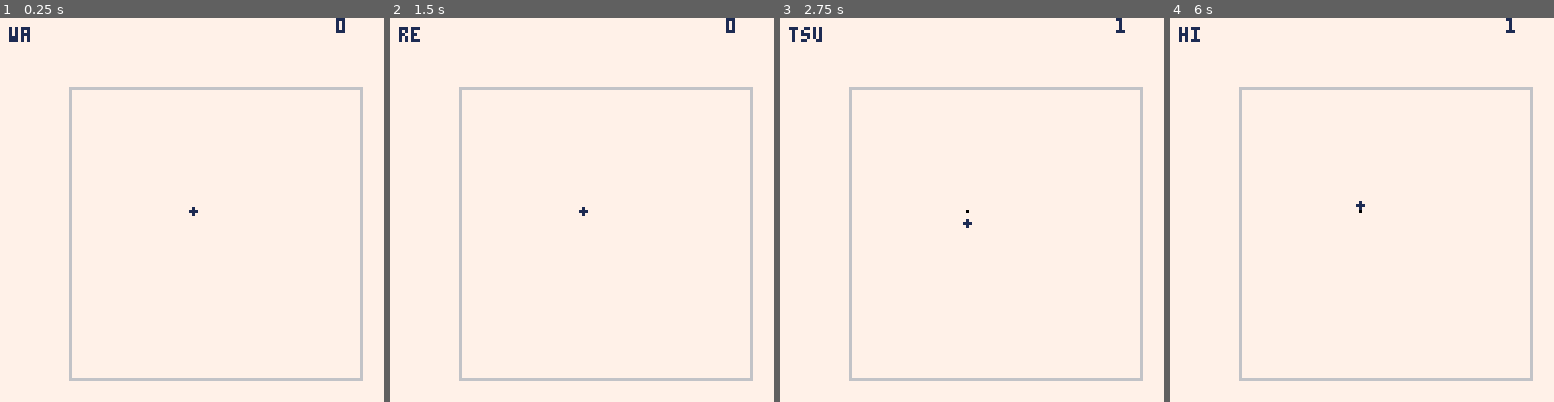
Above: before the commit, frames 1-4 (left to right).
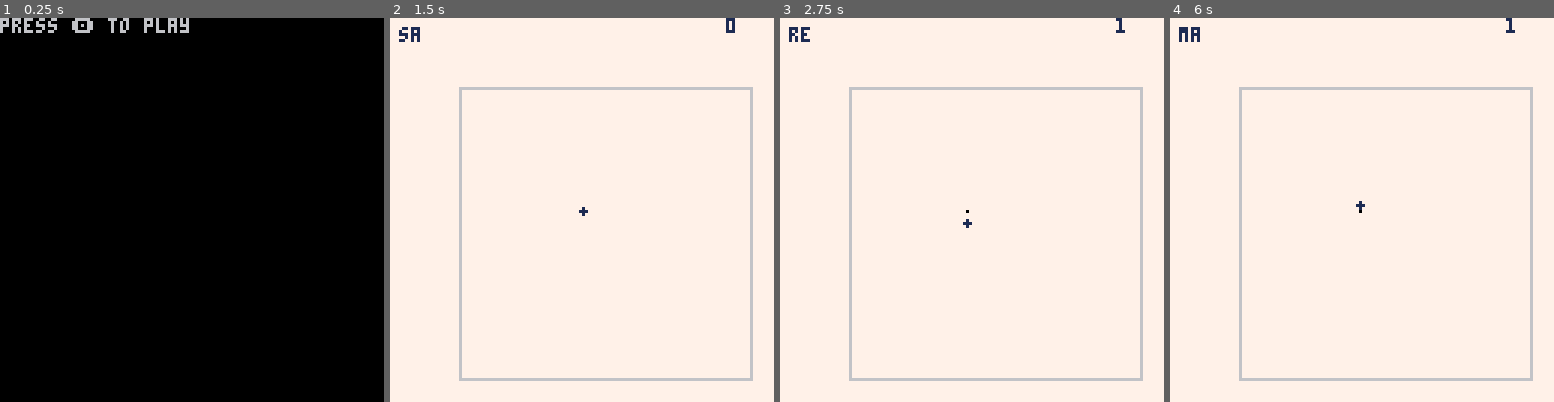
Above: after the commit, the same moments.

Repository: SestrenExsis/KanaPractice
Game: PICO-8 cartridge kana_practice.p8
The game is run twice, just before and just after one commit, with the same random seed, the same clock (stepped at 60 frames per second) and the same inputs.
Inputs (mouse positions are in pixels of both pictures, inside the frame that each line leads up to):
- Up to frame 1 (0.25 s): no input
- Up to frame 2 (1.5 s): tap O (Z key) at 0.33, 0.7, 1.43 s; click (459, 121) at 0.67 s; tap X (X key) at 1.07 s; click (520, 267) at 1.22 s
- Up to frame 3 (2.75 s): click (975, 114) at 1.77 s; hold Left 1.97-2.37 s; tap X (X key) at 2.07, 2.4, 2.73 s; tap O (Z key) at 2.22 s; click (1037, 259) at 2.32 s; hold Down from 2.42 s (still down)
- Up to frame 4 (6 s): release Down at 2.82 s; click (1492, 106) at 2.87 s; hold Right 2.87-3.53 s; tap X (X key) every 0.33 s from 3.07 to 5.73 s; tap O (Z key) every 0.88 s from 3.1 to 5.75 s; click (1254, 256) at 3.42 s; hold Up 3.58-4.08 s; click (1315, 102) at 3.97 s; hold Right 4.13-4.53 s; click (1381, 248) at 4.52 s; hold Down 4.58-5.08 s; click (1442, 94) at 5.07 s; hold Left 5.13-5.8 s; click (1507, 244) at 5.62 s; hold Up from 5.85 s (still down)

The runs differ from the first frame. In frame 1, 100% of the frame differs, in the area x 0-100%, y 0-100%; in frame 2, less than 0.1%; in frame 3, 0.2%; in frame 4, less than 0.1%.

Commit message:
Add a placeholder main menu

Diff:
--- a/kana_practice.p8
+++ b/kana_practice.p8
@@ -130,21 +130,47 @@
 -- on   : using brush
 
 function _init()
+	initfn=initmenu
+	updatefn=updatemenu
+	drawfn=drawmenu
+	initfn()
+end
+
+function refresh()
+	initfn()
+end
+
+function _update()
+	updatefn()
+end
+
+function _draw()
+	drawfn()
+end
+
+function initmenu()
+	initfn=initmenu
+	updatefn=updatemenu
+	drawfn=drawmenu
+	palt(0,false)
+	palt(7,true)
+end
+
+function updatemenu()
+	if btnp(🅾️) then
+		initcard()
+	end
+end
+
+function drawmenu()
+	cls()
+	print("press 🅾️ to play")
+end
+
+function initcard()
 	initfn=initcard
 	updatefn=updatecard
 	drawfn=drawcard
-	initfn()
-end
-
-function _update()
-	updatefn()
-end
-
-function _draw()
-	drawfn()
-end
-
-function initcard()
 	palt(0,false)
 	palt(7,true)
 	_nib_px=64 -- nib x position
@@ -167,7 +193,7 @@
 	_nib_ly=_nib_py
  -- get input
 	if btnp(🅾️) then
-		initfn()
+		refresh()
 		return
 	end
  if btnp(🅾️,1) then
